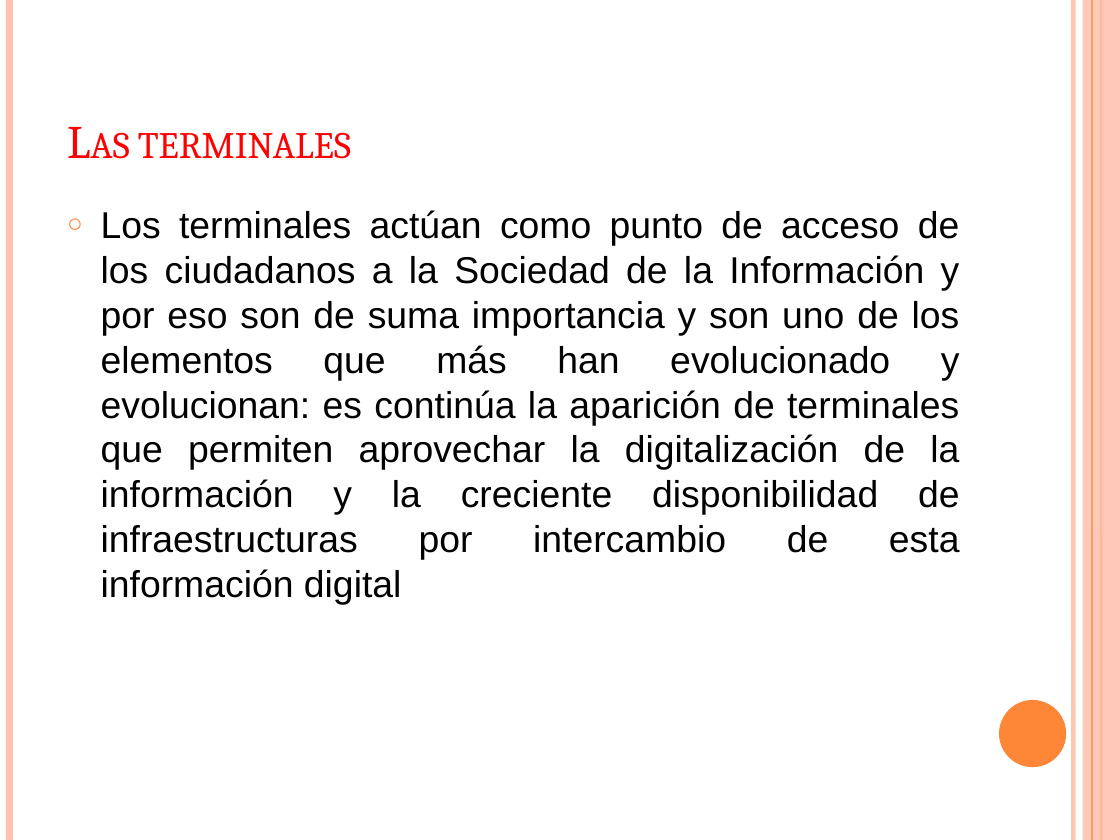
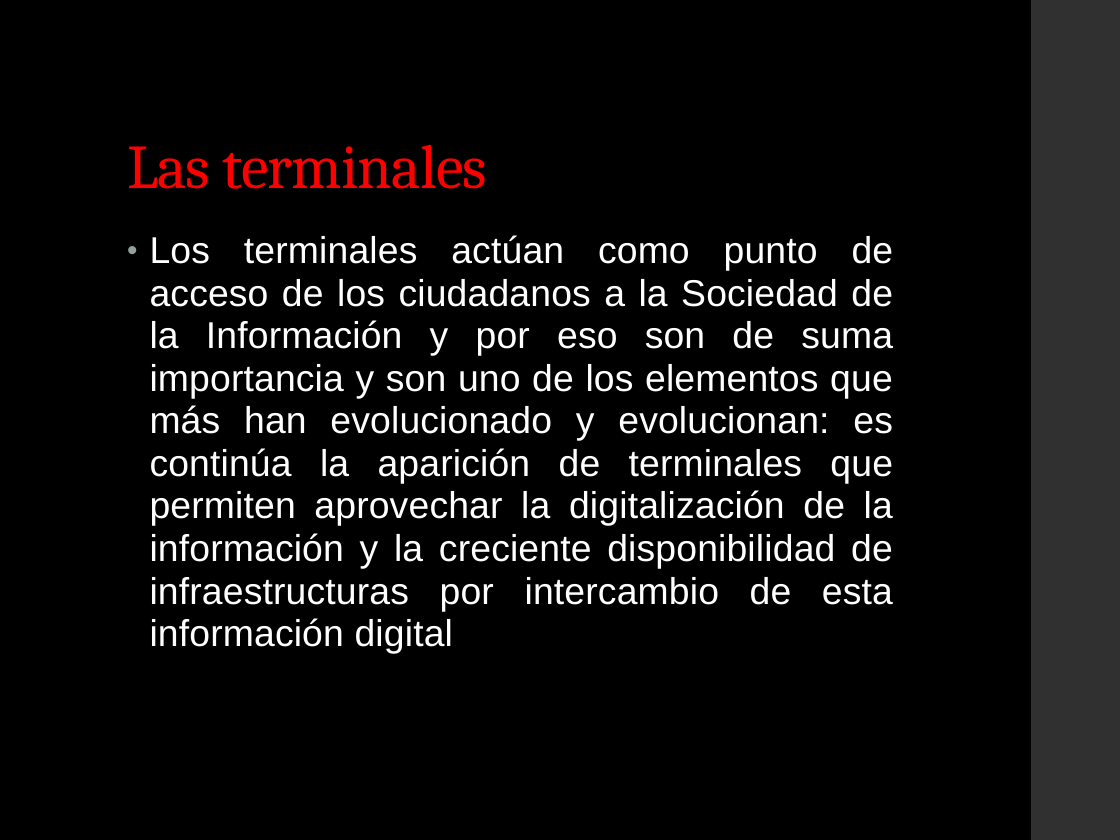
Before and after one commit to eric-vc/Feb-Jun19, a slide deck: slide 7 of Tehuipango/Tecnologías de la información y las comunicaciones/Material adicional/1.1.1 Conceptos.PPTX. Drawn at 1120x840 pixels with LibreOffice and Linux fonts; fonts in the diff are those of the drawing. Boxes give left, top, right and bottom in pixels: in the first picture for what was removed or moved away, otherwise in the second. Text is boxed around its words. In the diff, an @@ line names an element or a change of style, - is before the commit and + after.

```diff
--- a/Tehuipango/Tecnologías de la información y las comunicaciones/Material adicional/1.1.1 Conceptos.PPTX
+++ b/Tehuipango/Tecnologías de la información y las comunicaciones/Material adicional/1.1.1 Conceptos.PPTX
@@ background #FFFFFF to #000000 @@
@@ line removed from (9, 0) to (9, 840) @@
@@ rectangle: place and size @@
-rectangle at box(1083, 0, 1120, 840)
+rectangle at box(1032, 0, 1120, 840)
@@ rectangle at box(1032, 0, 1120, 840): fill #FEC3AE at 87% opacity to #303030 @@
@@ line removed from (1073, 0) to (1073, 840) @@
@@ line removed from (1092, 0) to (1092, 840) @@
@@ line removed from (1101, 0) to (1101, 840) @@
@@ title "Las terminales": place and size @@
-title "Las terminales" at box(138, 132, 351, 159)
+title "Las terminales" at box(127, 144, 487, 189)
@@ title "Las terminales" at box(127, 144, 487, 189): size 30 to 40 pt, letter spacing 0 to -0.5 pt, small capitals off; line spacing 1 to 0.9 @@
@@ text "Los terminales actúan como punto ...": place and size @@
-text "Los terminales actúan como punto ..." at box(101, 210, 960, 604)
+text "Los terminales actúan como punto ..." at box(150, 235, 894, 654)
@@ text "Los terminales actúan como punto ..." at box(150, 235, 894, 654): text colour #000000 to #FFFFFF, letter spacing 0 to 0.1 pt; bullet ○ to •; line spacing 1 to 0.95; more space between paragraphs; bullet colour #FE8637 to #93A299 @@
@@ ellipse removed at box(999, 700, 1066, 767) @@
```
Also in this commit, not shown: 14 other slides changed, 3 slides added, 54 other files.
